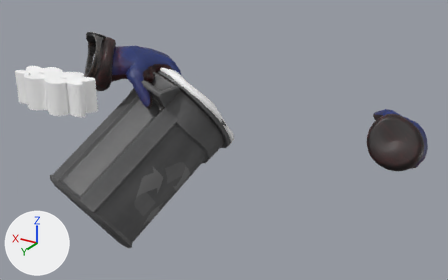
The FBX model Assets/Art/Animations/Character/Final V2/BIN/Anim_Bin_Draw.fbx as it was, and as the next commit left it.
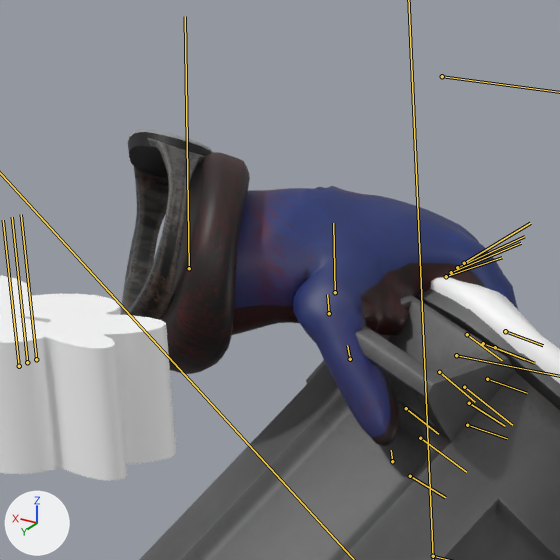
Old and new are each drawn whole from a 50 mm camera at (-1.06, 1.368, 1.046) aimed at (-0.112, -0.211, 0.256) and again close up on the part from 12% to 43% of the width and 0% to 49% of the height. The axes (+X, +Y, +Z) are drawn at lower left. The lights are the same throughout. Both versions are drawn at frame 11 of the action 'Take 001'; the numbers are the values there. The bones that bend it are drawn over the model as lines in the close-ups.

In view in the first close-up: 'SM_CharacterRig:SM_Sponge', 'SM_CharacterRig:SM_bin', 'SM_CharacterRig:low2_watch_low', 'SM_CharacterRig:opened_bag'.
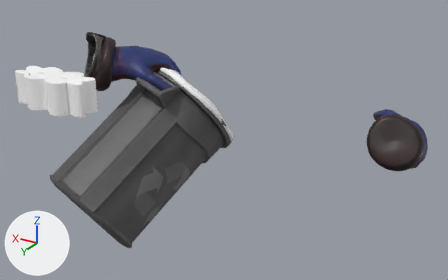
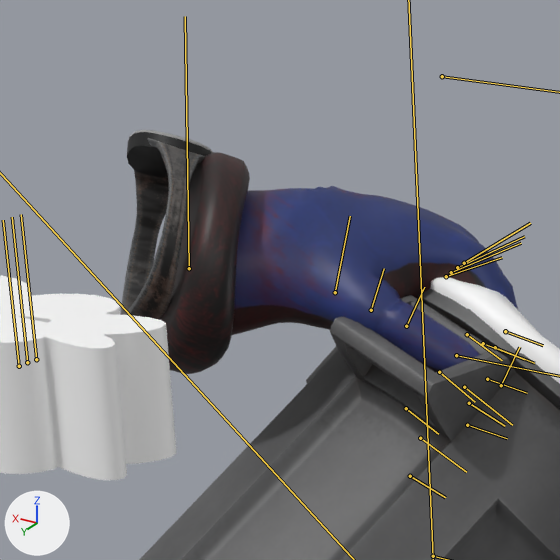
Commit message: Fixed bin animation

What differs and where, as boxes [x1, y1, x2, y2] in the close-ups (560 x 560 px):
'SM_CharacterRig:low2_watch_low', posed: before [121, 130, 519, 446]; after [121, 130, 519, 374]
bone 'SM_CharacterRig:bn_l_pulgar1', root to tip: before (335, 292) to (333, 223); after (335, 292) to (350, 216)
bone 'SM_CharacterRig:bn_l_pulgar2', root to tip: before (329, 313) to (327, 294); after (371, 310) to (384, 268)

What the commit changed:
Bone 'SM_CharacterRig:bn_l_pulgar1' (bone_sm_characterrig_bn_l_pulgar1) turns from (29, -46, -23) to (2, 4, 2) degrees about its own x, y and z.
Bone 'SM_CharacterRig:bn_l_pulgar1' (bone_sm_characterrig_bn_l_pulgar1) is rescaled from (0.78, 1.0, 1.44) to (1.0, 1.0, 1.0).
Bone 'SM_CharacterRig:bn_l_pulgar2' (bone_sm_characterrig_bn_l_pulgar2) turns from (-4, 7, -19) to (-10, -3, 6) degrees about its own x, y and z.
Bone 'SM_CharacterRig:bn_l_pulgar2' (bone_sm_characterrig_bn_l_pulgar2) is rescaled from (0.86, 0.92, 0.94) to (0.65, 0.99, 0.97).
